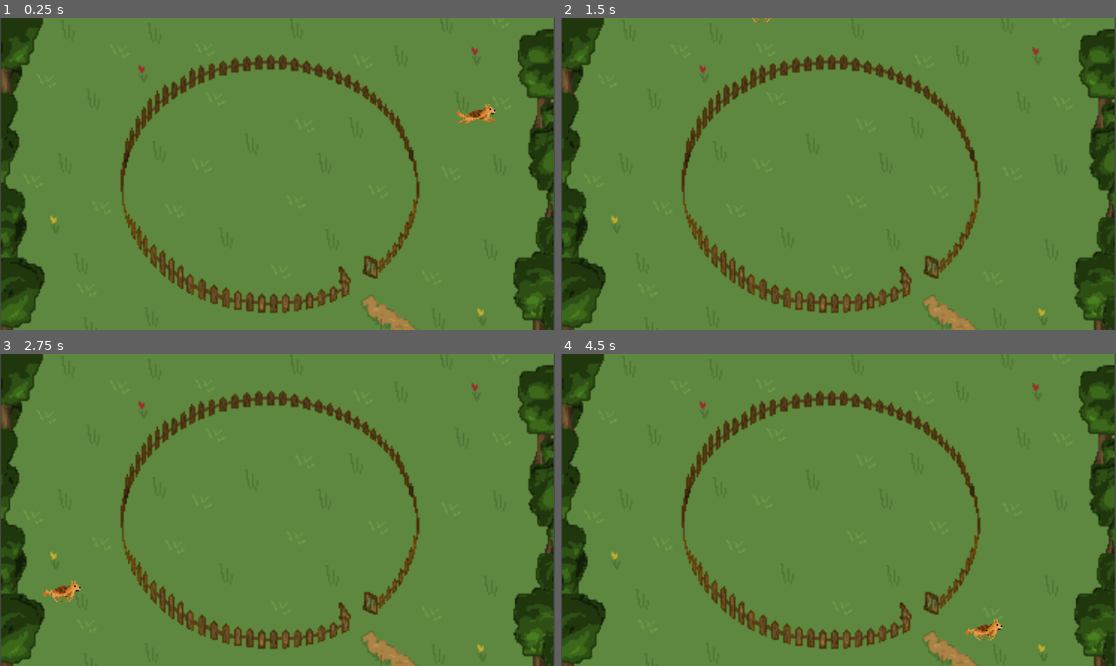
Above: before the commit, frames 1-4 (two rows, left to right).
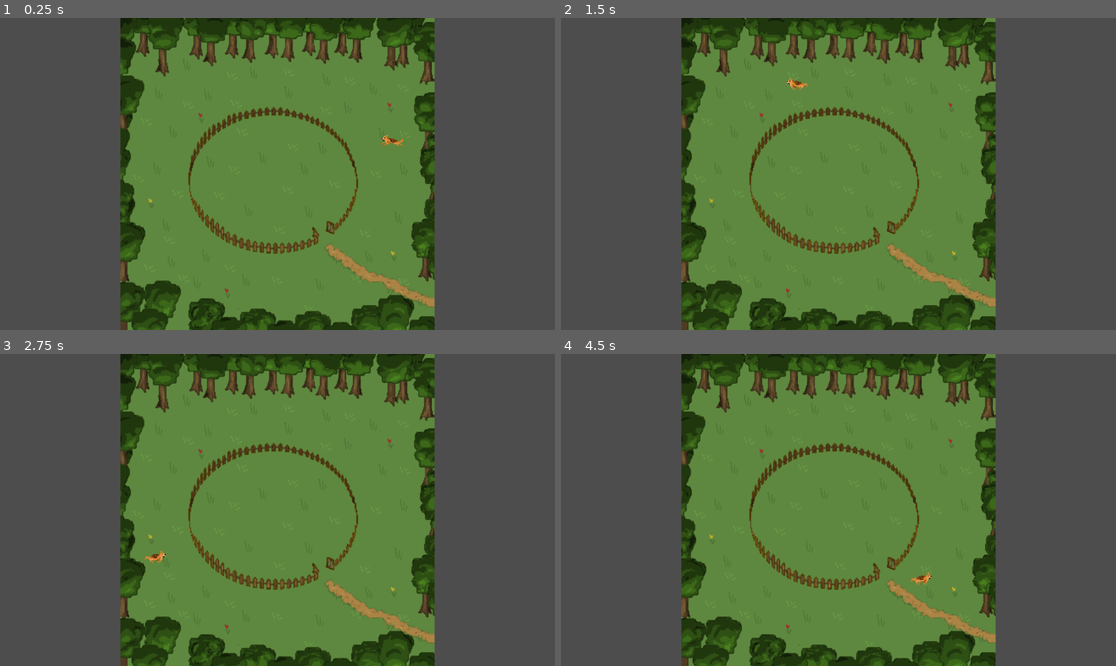
Above: after the commit, the same moments.

Repository: binaryHips/MAIgeAcademy
Game: Godot game, scene res://src/scenes/map/map.tscn
Same seed, same stepped clock (60 frames per second), same inputs: the game is played once before the commit and once after it. The project has no main scene, so this scene is started directly.
Inputs:
- Up to frame 1 (0.25 s): no input
- Up to frame 2 (1.5 s): hold Right (ui_right) 0.53-1.28 s; hold Down (ui_down) from 1.28 s (still down)
- Up to frame 3 (2.75 s): release Down (ui_down) at 2.03 s; hold Right (ui_right) from 2.03 s (still down)
- Up to frame 4 (4.5 s): release Right (ui_right) at 2.78 s; hold Up (ui_up) 2.78-3.53 s; hold Left (ui_left) from 3.53 s (still down)

The runs differ from the first frame. In frame 1, 63% of the frame differs, in the area x 0-100%, y 0-100%; in frame 2, 63%; in frame 3, 63%; in frame 4, 63%.

Commit message:
Modification du sprite selon la direction du chien

Diff:
--- a/src/scenes/chien/chien.gd
+++ b/src/scenes/chien/chien.gd
@@ -2,18 +2,25 @@
 
 var speed := 200.0
 var is_moving := false
+var prev_position = Vector2()
 
 
 @onready var _animated_sprite = $AnimatedSprite2D
 
 # Called when the node enters the scene tree for the first time.
 func _ready() -> void:
+	prev_position = position
 	_animated_sprite.play("fixe")
-	pass # Replace with function body.
+	 # Replace with function body.
 
 
 # Called every frame. 'delta' is the elapsed time since the previous frame.
 func _process(delta: float) -> void:
+	if linear_velocity.x < 0:
+		_animated_sprite.scale.x = -2
+	if linear_velocity.x > 0:
+		_animated_sprite.scale.x = 2
+	prev_position = position
 	_animated_sprite.play("court")
 	var ax = Input.get_vector("ui_left", "ui_right", "ui_up", "ui_down")
 	apply_central_force(ax* speed)
--- a/src/scenes/map/map.tscn
+++ b/src/scenes/map/map.tscn
@@ -11,9 +11,9 @@
 [sub_resource type="Curve2D" id="Curve2D_c0myq"]
 bake_interval = 0.01
 _data = {
-"points": PackedVector2Array(0, 0, 0, 0, 280, 9, 51.9131, 49.0815, -51.9131, -49.0815, 225, -164, 156.975, -0.594603, -156.975, 0.594603, 3, -213, 71.947, -79.6769, -71.947, 79.6769, -234, -156, 0, 0, 0, 0, -303, 3, -59.4641, -56.632 …(147 unchanged characters)…
+"points": PackedVector2Array(0, 0, 0, 0, 280, 9, 1.12246, -1.68369, -1.12246, 1.68369, 270.426, -77.5824, 51.9131, 49.0815, -51.9131, -49.0815, 225, -164, 156.975, -0.594603, -156.975, 0.594603, -9, -216, 0, 0, 0, 0, -174, -193, 71.947, -79.6769, -71.947, 79.6769, -256, -122, 0, 0, 0, 0, -303, 3, -59.4641, -56.632 …(147 unchanged characters)…
 }
-point_count = 9
+point_count = 11
 
 [node name="Node2D" type="Node2D"]
 
@@ -22,9 +22,9 @@
 texture = ExtResource("1_hp2vv")
 
 [node name="Camera2D" type="Camera2D" parent="."]
-visible = false
 position = Vector2(0, 2)
-zoom = Vector2(1.55, 1.55)
+offset = Vector2(0, -1.61)
+zoom = Vector2(0.88, 0.88)
 
 [node name="Area2D" type="Area2D" parent="."]
 visible = false
